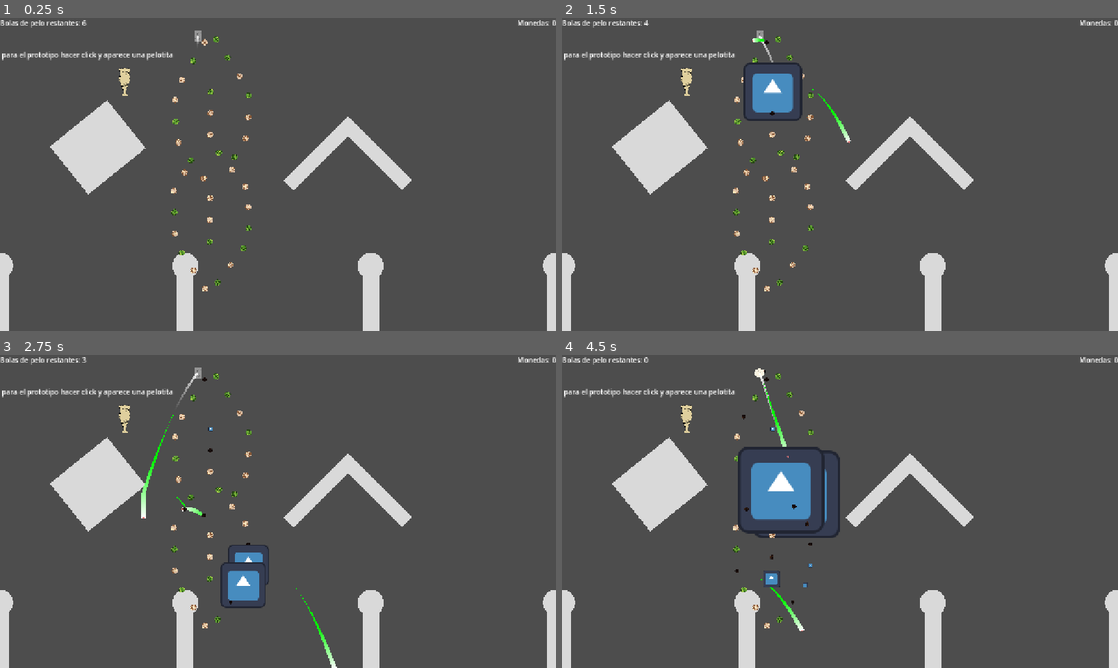
Above: before the commit, frames 1-4 (two rows, left to right).
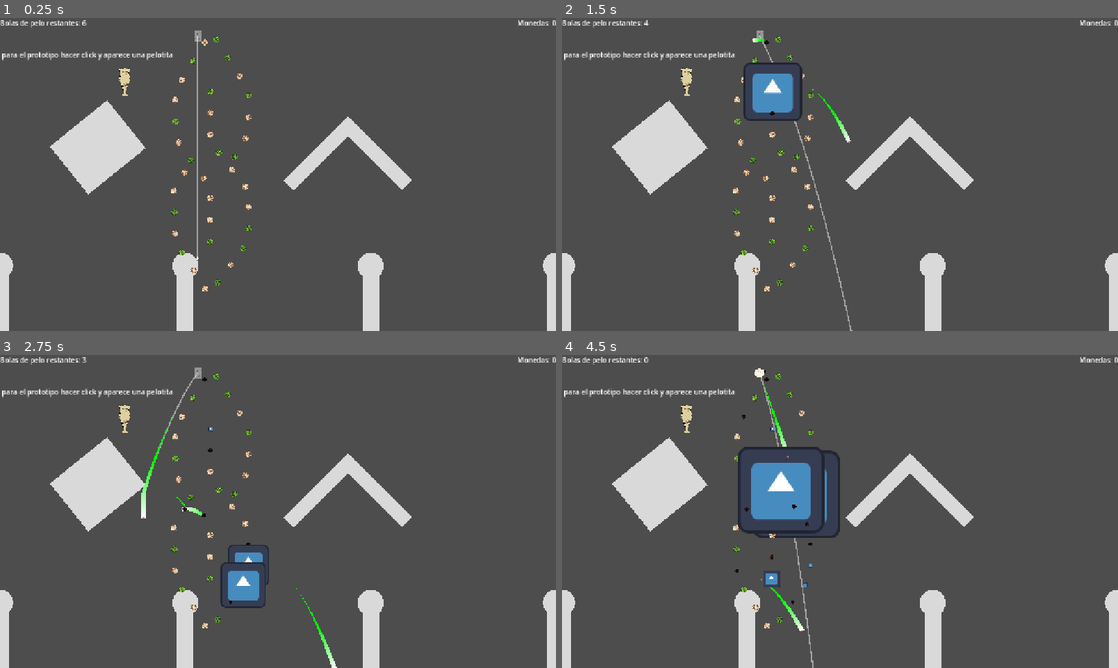
Above: after the commit, the same moments.

Repository: Markynico/LUJ-2026
Game: Godot game, scene res://escenas/prueba_escena.tscn
Same seed, same stepped clock (60 frames per second), same inputs: the game is played once before the commit and once after it. The engine's default icon, where the game draws it, is replaced by a stand-in: a white triangle on a blue panel in a dark square. Sound files missing from this copy of the repository are replaced by a short silence.
Inputs (mouse positions are in pixels of both pictures, inside the frame that each line leads up to):
- Up to frame 1 (0.25 s): no input
- Up to frame 2 (1.5 s): tap Y at 0.5, 1.25 s; drag from (795, 158) to (895, 105) at 0.52 s; drag from (823, 102) to (812, 237) at 1.27 s
- Up to frame 3 (2.75 s): tap Y at 2 s; move the mouse to (139, 445) at 2.02 s; click (139, 445) at 2.17 s
- Up to frame 4 (4.5 s): tap Y at 2.75, 3.5, 4.25 s; drag from (706, 524) to (812, 564) at 2.77 s; drag from (806, 477) to (867, 511) at 3.52 s; drag from (856, 639) to (773, 430) at 4.27 s

The runs differ from the first frame. In frame 1, 0.2% of the frame differs, in the area x 35-36%, y 5-78%; in frame 2, 0.2%, in the area x 35-53%, y 5-100%; in frame 3, less than 0.1%; in frame 4, 0.2%.

Commit message:
prediccion de trayectoria con shapecast2d

Diff:
--- a/luj-2026/escenas/Ovillo.tscn
+++ b/luj-2026/escenas/Ovillo.tscn
@@ -9,14 +9,13 @@
 [ext_resource type="PackedScene" uid="uid://foy2qcacwbix" path="res://escenas/componentes/numero_impacto.tscn" id="7_vkchq"]
 
 [sub_resource type="CircleShape2D" id="CircleShape2D_37ege"]
-radius = 20.0
+radius = 7.0
 
 
 [node name="Ovillo" type="StaticBody2D" unique_id=142733400 node_paths=PackedStringArray("audio", "forma_colision", "sprite_normal", "sprite_desactivado", "pergamino_info", "numero_impacto")]
-collision_layer = 3
-collision_mask = 7
+collision_layer = 2
+collision_mask = 0
 input_pickable = true
-scale = Vector2(0.35, 0.35)
 script = ExtResource("1_wlnnp")
 tipo_ovillo = ExtResource("2_wlnnp")
 audio = NodePath("AudioStreamPlayer")
@@ -28,14 +27,14 @@
 
 [node name="SpriteNormal" type="Sprite2D" parent="." unique_id=20603333]
 texture_filter = 1
-position = Vector2(0.99999905, -3.9999995)
-scale = Vector2(0.16643755, 0.16643755)
+position = Vector2(0.35, -1.4)
+scale = Vector2(0.058253143, 0.058253143)
 texture = ExtResource("3_vkchq")
 
 [node name="SpriteDesactivado" type="Sprite2D" parent="." unique_id=550040605]
 visible = false
-position = Vector2(0, -2)
-scale = Vector2(0.11, 0.11)
+position = Vector2(0, -0.7)
+scale = Vector2(0.0385, 0.0385)
 texture = ExtResource("4_3vil1")
 
 [node name="CollisionShape2D" type="CollisionShape2D" parent="." unique_id=1818122697]
@@ -47,8 +46,10 @@
 volume_db = -0.5
 
 [node name="PergaminoInfo" parent="." unique_id=1923268390 instance=ExtResource("6_dcous")]
+scale = Vector2(0.35, 0.35)
 
 [node name="NumeroImpacto" parent="." unique_id=633406525 instance=ExtResource("7_vkchq")]
+scale = Vector2(0.35, 0.35)
 offset_left = -19.0
 offset_top = -40.0
 offset_right = 21.0
--- a/luj-2026/escenas/bola_de_pelos.tscn
+++ b/luj-2026/escenas/bola_de_pelos.tscn
@@ -27,10 +27,12 @@
 metadata/_custom_type_script = "uid://c7ogyqxnq7236"
 
 [sub_resource type="CircleShape2D" id="CircleShape2D_37ege"]
-radius = 12.0
+radius = 3.0
 
 [node name="BolaDePelos" type="RigidBody2D" unique_id=660631560 node_paths=PackedStringArray("sprite_bola", "estela_movimiento", "audio")]
 z_index = 1
+collision_layer = 4
+collision_mask = 19
 input_pickable = true
 continuous_cd = 2
 contact_monitor = true
@@ -48,7 +50,6 @@
 texture = ExtResource("2_unop5")
 
 [node name="CollisionShape2D" type="CollisionShape2D" parent="." unique_id=1988233965]
-scale = Vector2(0.25, 0.25)
 shape = SubResource("CircleShape2D_37ege")
 
 [node name="AudioRebote" type="AudioStreamPlayer" parent="." unique_id=787173903]
--- a/luj-2026/escenas/componentes/divisor.tscn
+++ b/luj-2026/escenas/componentes/divisor.tscn
@@ -11,6 +11,7 @@
 radius = 30.0
 
 [node name="Divisor" type="StaticBody2D" unique_id=1662655621 node_paths=PackedStringArray("colision_pared", "colision_punta")]
+collision_mask = 0
 script = ExtResource("1_div")
 ancho = 40.0
 radio_punta = 30.0
--- a/luj-2026/escenas/componentes/explosion.tscn
+++ b/luj-2026/escenas/componentes/explosion.tscn
@@ -31,6 +31,8 @@
 
 [node name="Area2D" type="Area2D" parent="." unique_id=307007487]
 unique_name_in_owner = true
+collision_layer = 0
+collision_mask = 2
 
 [node name="CollisionShape2D" type="CollisionShape2D" parent="Area2D" unique_id=944350662]
 shape = SubResource("CircleShape2D_37ege")
--- a/luj-2026/escenas/componentes/item_reliquia.tscn
+++ b/luj-2026/escenas/componentes/item_reliquia.tscn
@@ -7,6 +7,8 @@
 radius = 30.0
 
 [node name="ItemReliquia" type="StaticBody2D" node_paths=PackedStringArray("sprite", "colision", "audio")]
+collision_layer = 16
+collision_mask = 0
 script = ExtResource("1_item")
 sprite = NodePath("Sprite")
 colision = NodePath("Colision")
--- a/luj-2026/escenas/componentes/obstaculo_circulo.tscn
+++ b/luj-2026/escenas/componentes/obstaculo_circulo.tscn
@@ -7,5 +7,6 @@
 script = ExtResource("1_forma")
 
 [node name="Obstaculo" type="StaticBody2D" parent="." node_paths=PackedStringArray("forma")]
+collision_mask = 0
 script = ExtResource("2_solido")
 forma = NodePath("..")
--- a/luj-2026/escenas/componentes/obstaculo_rectangulo.tscn
+++ b/luj-2026/escenas/componentes/obstaculo_rectangulo.tscn
@@ -7,5 +7,6 @@
 script = ExtResource("1_forma")
 
 [node name="Obstaculo" type="StaticBody2D" parent="." node_paths=PackedStringArray("forma")]
+collision_mask = 0
 script = ExtResource("2_solido")
 forma = NodePath("..")
--- a/luj-2026/escenas/componentes/salida_de_nivel.tscn
+++ b/luj-2026/escenas/componentes/salida_de_nivel.tscn
@@ -3,6 +3,8 @@
 [ext_resource type="Script" uid="uid://ca0nc2j3goafo" path="res://scripts/niveles/salida_de_nivel.gd" id="1_salida"]
 
 [node name="SalidaDeNivel" type="Area2D" node_paths=PackedStringArray("colision")]
+collision_layer = 0
+collision_mask = 8
 script = ExtResource("1_salida")
 colision = NodePath("Colision")
 
--- a/luj-2026/escenas/componentes/trayectoria_disparo.tscn
+++ b/luj-2026/escenas/componentes/trayectoria_disparo.tscn
@@ -1,29 +1,17 @@
-[gd_scene format=3 uid="uid://bmqhpq2y5tv2w"]
+[gd_scene load_steps=3 format=3 uid="uid://bmqhpq2y5tv2w"]
 
 [ext_resource type="Script" uid="uid://b580vvptmr04r" path="res://scripts/trayectoria_disparo.gd" id="1_6vpaq"]
 
-[sub_resource type="Curve" id="Curve_6vpaq"]
-_data = [Vector2(0, 1), 0.0, 0.0, 0, 0, Vector2(1, 0), 0.0, 0.0, 0, 0]
-point_count = 2
+[sub_resource type="CircleShape2D" id="CircleShape2D_37ege"]
+radius = 3.0
 
-[sub_resource type="Gradient" id="Gradient_6vpaq"]
-offsets = PackedFloat32Array(0, 0.36893204)
-colors = PackedColorArray(1, 1, 1, 0.8745098, 1, 1, 1, 0)
+[node name="TrayectoriaDisparo" type="Line2D" node_paths=PackedStringArray("disparador", "detector")]
+width = 3.0
+default_color = Color(1, 1, 1, 0.4862745)
+script = ExtResource("1_6vpaq")
+detector = NodePath("Detector")
 
-[sub_resource type="CircleShape2D" id="CircleShape2D_37ege"]
-
-[node name="TrayectoriaDisparo" type="Line2D" unique_id=2096489121 node_paths=PackedStringArray("detector_colisiones")]
-closed = true
-width = 5.0
-width_curve = SubResource("Curve_6vpaq")
-default_color = Color(1, 1, 1, 0.4862745)
-gradient = SubResource("Gradient_6vpaq")
-script = ExtResource("1_6vpaq")
-detector_colisiones = NodePath("DetectorColisiones")
-
-[node name="DetectorColisiones" type="CharacterBody2D" parent="." unique_id=1048028819]
-collision_layer = 2
-collision_mask = 2
-
-[node name="CollisionShape2D" type="CollisionShape2D" parent="DetectorColisiones" unique_id=1977158245]
+[node name="Detector" type="ShapeCast2D" parent="."]
+enabled = false
+collision_mask = 19
 shape = SubResource("CircleShape2D_37ege")
--- a/luj-2026/escenas/gato.tscn
+++ b/luj-2026/escenas/gato.tscn
@@ -9,6 +9,8 @@
 radius = 10.198039
 
 [node name="Gato" type="RigidBody2D" unique_id=69399080 node_paths=PackedStringArray("sprite", "disparador_pelotitas", "colision")]
+collision_layer = 8
+collision_mask = 19
 script = ExtResource("1_vrxw6")
 sprite = NodePath("Sprite2D")
 imagen_normal = ExtResource("1_g1sv5")
--- a/luj-2026/project.godot
+++ b/luj-2026/project.godot
@@ -54,6 +54,8 @@
 2d_physics/layer_1="MUNDO"
 2d_physics/layer_2="OVILLOS"
 2d_physics/layer_3="BOLADEPELOS"
+2d_physics/layer_4="GATO"
+2d_physics/layer_5="ITEMS"
 
 [physics]
 
--- /dev/null
+++ b/luj-2026/scripts/datos_disparo.gd
@@ -0,0 +1,9 @@
+class_name DatosDisparo
+extends RefCounted
+
+var velocidad_inicial : Vector2 = Vector2.ZERO
+var gravedad : Vector2 = Vector2(0, ProjectSettings.get_setting("physics/2d/default_gravity"))
+var fuerza_rebote : float = 200.0
+var rebotes : int = 1
+var pasos : int = 40
+var intervalo : float = 0.05
--- a/luj-2026/scripts/disparador_pelotita.gd
+++ b/luj-2026/scripts/disparador_pelotita.gd
@@ -25,8 +25,15 @@
 			print("BOLITA CREADA: " + str(bolitas_creadas))
 			disparo.emit()
 
+func preparar_datos_disparo() -> DatosDisparo:
+	var datos : DatosDisparo = DatosDisparo.new()
+	datos.velocidad_inicial = -velocidad_inicial
+	ReliquiasManager.al_preparar_disparo(datos)
+	return datos
+
+
 func escupir_bola () -> void:
 		var instancia : BolaDePelos = escena_pelotita_prueba.instantiate()
 		add_child(instancia)
 		#instancia.global_position = posicion_mouse
-		instancia.apply_impulse(-velocidad_inicial)
+		instancia.apply_impulse(preparar_datos_disparo().velocidad_inicial)
--- a/luj-2026/scripts/niveles/forma_spawn.gd
+++ b/luj-2026/scripts/niveles/forma_spawn.gd
@@ -86,7 +86,7 @@
 	return 0.0
 
 
-func empezar_arrastre_manija(_indice : int) -> void:
+func empezar_arrastre_manija(indice : int) -> void:
 	pass
 
 
--- a/luj-2026/scripts/niveles/salida_de_nivel.gd
+++ b/luj-2026/scripts/niveles/salida_de_nivel.gd
@@ -33,8 +33,7 @@
 
 
 func _on_body_entered(body : Node2D) -> void:
-	if body is Gato:
-		elegida.emit(self)
+	elegida.emit(self)
 
 
 func _draw() -> void:
--- a/luj-2026/scripts/reliquias/reliquia.gd
+++ b/luj-2026/scripts/reliquias/reliquia.gd
@@ -9,7 +9,7 @@
 		emit_changed()
 
 
-func al_obtener(_game_manager : GameManager) -> void:
+func al_obtener(game_manager : GameManager) -> void:
 	pass
 
 
@@ -19,3 +19,7 @@
 
 func al_romper_ovillo(ovillo : Ovillo) -> void:
 	pass
+
+
+func al_preparar_disparo(datos : DatosDisparo) -> void:
+	pass
--- a/luj-2026/scripts/reliquias/reliquias_manager.gd
+++ b/luj-2026/scripts/reliquias/reliquias_manager.gd
@@ -20,3 +20,8 @@
 	game_manager_actual = game_manager
 	for reliquia in obtenidas:
 		reliquia.al_empezar_nivel(game_manager)
+
+
+func al_preparar_disparo(datos : DatosDisparo) -> void:
+	for reliquia in obtenidas:
+		reliquia.al_preparar_disparo(datos)
--- a/luj-2026/scripts/trayectoria_disparo.gd
+++ b/luj-2026/scripts/trayectoria_disparo.gd
@@ -2,39 +2,72 @@
 extends Line2D
 
 @export var disparador : DisparadorPelotita
-@export var distancia_maxima: float = 6.0
-@export var intervalo: float = 0.05
-@export var detector_colisiones : CharacterBody2D
-var gravedad = ProjectSettings.get_setting("physics/2d/default_gravity")
+##shape cast con la forma de la bola que frena la linea donde frenaria la bola
+@export var detector : ShapeCast2D
+##color del circulo que marca donde impacta la bola
+@export var color_impacto : Color = Color.WHITE
 
-func _process(delta: float):
-	dibujar_trayectoria()
-	#actualizar_trayectoria()
+var hay_impacto : bool = false
+var centro_impacto : Vector2
+var gato : Gato
 
-#probar con raycast en vez de characterbody
-func actualizar_trayectoria():
+
+func _ready() -> void:
+	gato = disparador.get_parent() as Gato
+
+
+func _process(delta : float) -> void:
+	visible = hay_algo_para_disparar()
+	if visible:
+		dibujar_trayectoria()
+
+
+func hay_algo_para_disparar() -> bool:
+	if not gato or not gato.game_manager:
+		return true
+	if gato.listo_para_lanzar:
+		return true
+	return gato.game_manager.estado_actual == GameManager.EstadoDeJuego.LANZANDO_BOLAS and gato.game_manager.bolas_restantes > 0
+
+
+func dibujar_trayectoria() -> void:
+	var datos : DatosDisparo = disparador.preparar_datos_disparo()
+	if gato and gato.listo_para_lanzar:
+		datos.velocidad_inicial = -gato.velocidad_inicial
 	clear_points()
-	var posicion_inicial := disparador.global_position
-	var velocidad_inicial := -disparador.velocidad_inicial #se calcula segun la posicion del mouse, mientras mas lejos mas fuerte disparo
-	var gravedad_real : Vector2 = Vector2(0, 980)
-	for i in 12:
-		var delta_simulacion := intervalo
-		velocidad_inicial.y += gravedad * delta_simulacion
-		var movimiento := velocidad_inicial * delta_simulacion
-		var colision := detector_colisiones.move_and_collide(movimiento)
-		if colision:
-			velocidad_inicial = velocidad_inicial.bounce(colision.get_normal())
-		posicion_inicial += movimiento
-		add_point(to_local(posicion_inicial))
-		detector_colisiones.global_position = posicion_inicial
+	hay_impacto = false
+	for punto in calcular_puntos(datos):
+		add_point(to_local(punto))
+	queue_redraw()
 
-func dibujar_trayectoria(): #este metodo anda
-	clear_points()
-	var posicion_inicial := disparador.global_position
-	var velocidad_inicial := -disparador.velocidad_inicial #se calcula segun la posicion del mouse, mientras mas lejos mas fuerte disparo
-	for i in distancia_maxima: #probando
-		var tiempo := i * intervalo
-		#uso la formula esta de fisica q dice ( x= x0 + vi * t + 1/2 * aceleracion * t al cuadrado ) si, como te diste cuenta q no me gustaba fisica en la escuela
-		var posicion = (posicion_inicial+ velocidad_inicial * tiempo+ 0.5 * Vector2(0,980) * tiempo * tiempo)
-		var posicion_local = to_local(posicion)
-		add_point(posicion_local)
+
+func _draw() -> void:
+	if hay_impacto:
+		draw_circle(to_local(centro_impacto), radio_de_la_bola(), color_impacto)
+
+
+func radio_de_la_bola() -> float:
+	return detector.shape.radius if detector.shape is CircleShape2D else 12.0
+
+
+func calcular_puntos(datos : DatosDisparo) -> PackedVector2Array:
+	var puntos : PackedVector2Array = PackedVector2Array()
+	var posicion : Vector2 = disparador.global_position
+	var velocidad : Vector2 = datos.velocidad_inicial
+	var movimiento : Vector2
+	detector.global_position = posicion
+	puntos.append(posicion)
+	for i in datos.pasos:
+		velocidad += datos.gravedad * datos.intervalo
+		movimiento = velocidad * datos.intervalo
+		detector.target_position = movimiento
+		detector.force_shapecast_update()
+		if detector.is_colliding():
+			centro_impacto = posicion + movimiento * detector.get_closest_collision_safe_fraction()
+			hay_impacto = true
+			puntos.append(centro_impacto)
+			break
+		posicion += movimiento
+		puntos.append(posicion)
+		detector.global_position = posicion
+	return puntos
Not shown, added: luj-2026/scripts/datos_disparo.gd.uid
